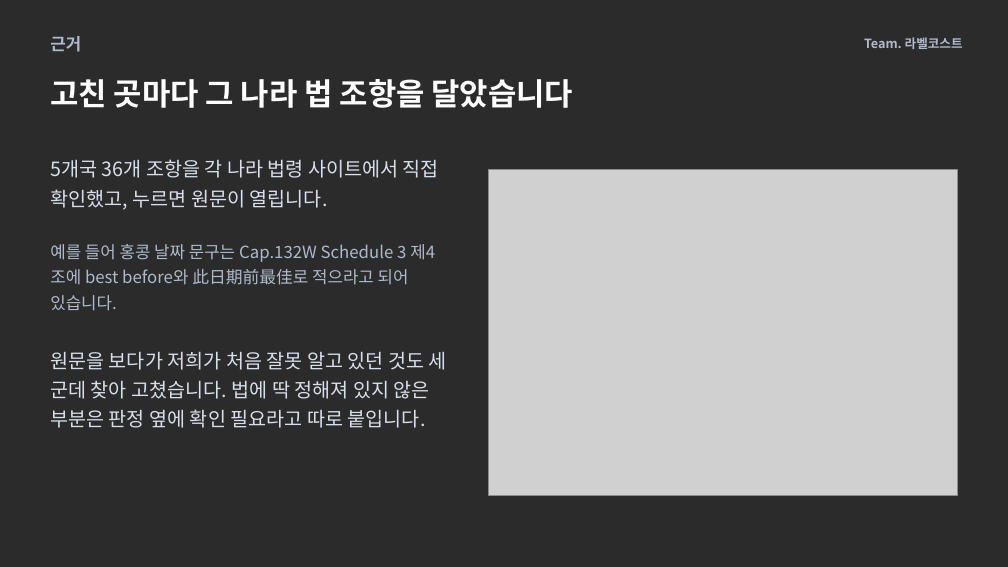
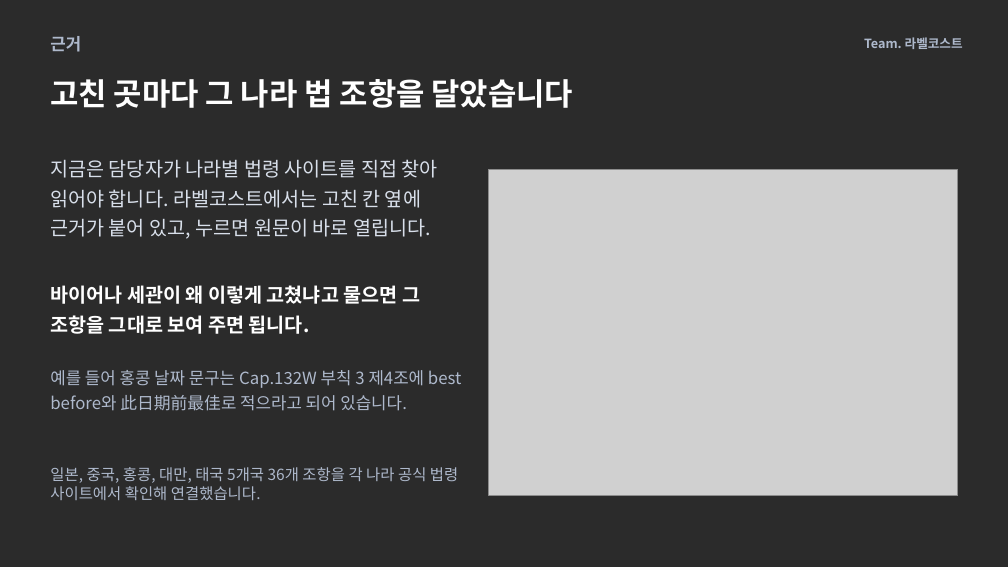
Before and after one commit to jaeyoon905/koreanking, a slide deck: slide 5 of 발표자료/라벨코스트_발표.pptx. Drawn at 1008x567 pixels with LibreOffice and Linux fonts; fonts in the diff are those of the drawing; grey boxes stand for pictures; background and template pictures are left out; a plain dark background stands for a picture behind light text. Boxes give left, top, right and bottom in pixels: in the first picture for what was removed or moved away, otherwise in the second. Text is boxed around its words. In the diff, an @@ line names an element or a change of style, - is before the commit and + after.

Commit message:
발표자료: 4장 기술 설명(추출, 대조, 판정, 변환, 반영 5단계와 규칙 코드), 5장을 처음 보는 사람 기준으로(담당자가 법령을 찾지 않아도 되는 이유, 세 군데·확인 필요 문장 뺌), 6장 결론을 경쟁사 대비 차별점으로, 7장 마무리 '라벨 한 장 때문에 선적이 멈추지 않게', 4~7장 발표자 노트, pdf 다시 뽑음 / 대본(demo.md) 맞춤

```diff
--- a/발표자료/라벨코스트_발표.pptx
+++ b/발표자료/라벨코스트_발표.pptx
@@ text at <box>50,159,438,239</box>: text changed @@
-5개국 36개 조항을 각 나라 법령 사이트에서 직접 확인했고, 누르면 원문이 열립니다.
+지금은 담당자가 나라별 법령 사이트를 직접 찾아 읽어야 합니다. 라벨코스트에서는 고친 칸 옆에 근거가 붙어 있고, 누르면 원문이 바로 열립니다.
@@ text added at <box>50,285,420,334</box>, 14 pt, text #FFFFFF, bold @@
+바이어나 세관이 왜 이렇게 고쳤냐고 물으면 그 조항을 그대로 보여 주면 됩니다.
@@ text removed at <box>50,351,447,428</box> @@
-원문을 보다가 저희가 처음 잘못 알고 있던 것도 세 군데 찾아 고쳤습니다. 법에 딱 정해져 있지 않은 부분은 판정 옆에 확인 필요라고 따로 붙입니다.
@@ text at <box>50,370,461,411</box>: text changed @@
-예를 들어 홍콩 날짜 문구는 Cap.132W Schedule 3 제4조에 best before와 此日期前最佳로 적으라고 되어 있습니다.
+예를 들어 홍콩 날짜 문구는 Cap.132W 부칙 3 제4조에 best before와 此日期前最佳로 적으라고 되어 있습니다.
@@ text added at <box>50,467,458,500</box>, 11 pt, text #AEB9CC @@
+일본, 중국, 홍콩, 대만, 태국 5개국 36개 조항을 각 나라 공식 법령 사이트에서 확인해 연결했습니다.
```
Also in this commit, not shown: 3 other slides changed, 2 other files.
